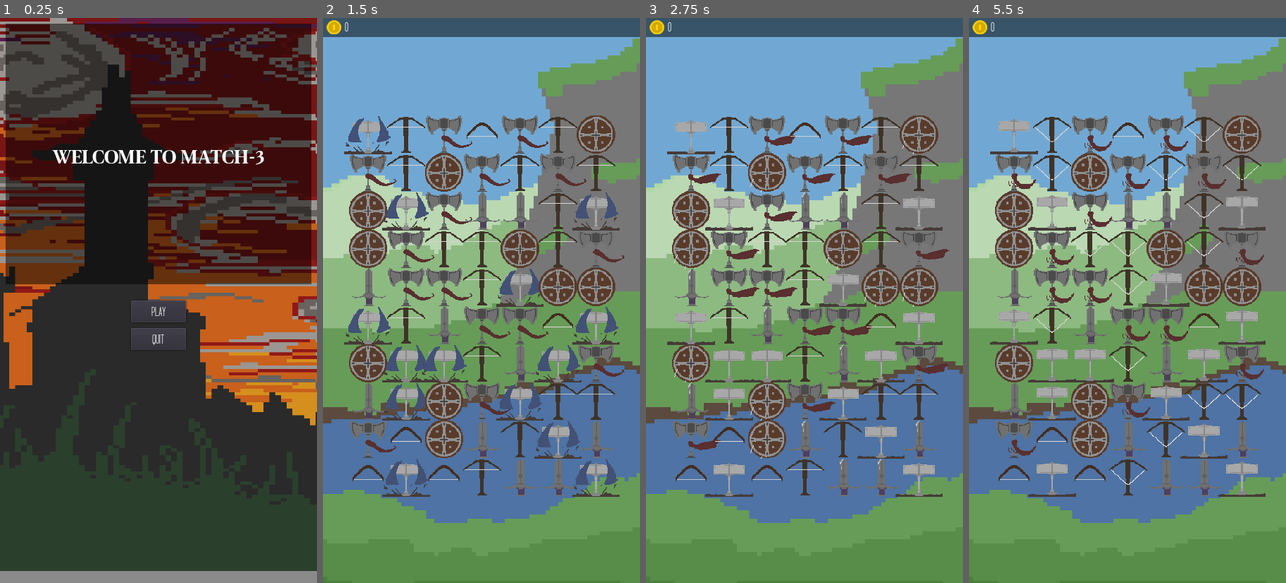
Above: before the commit, frames 1-4 (left to right).
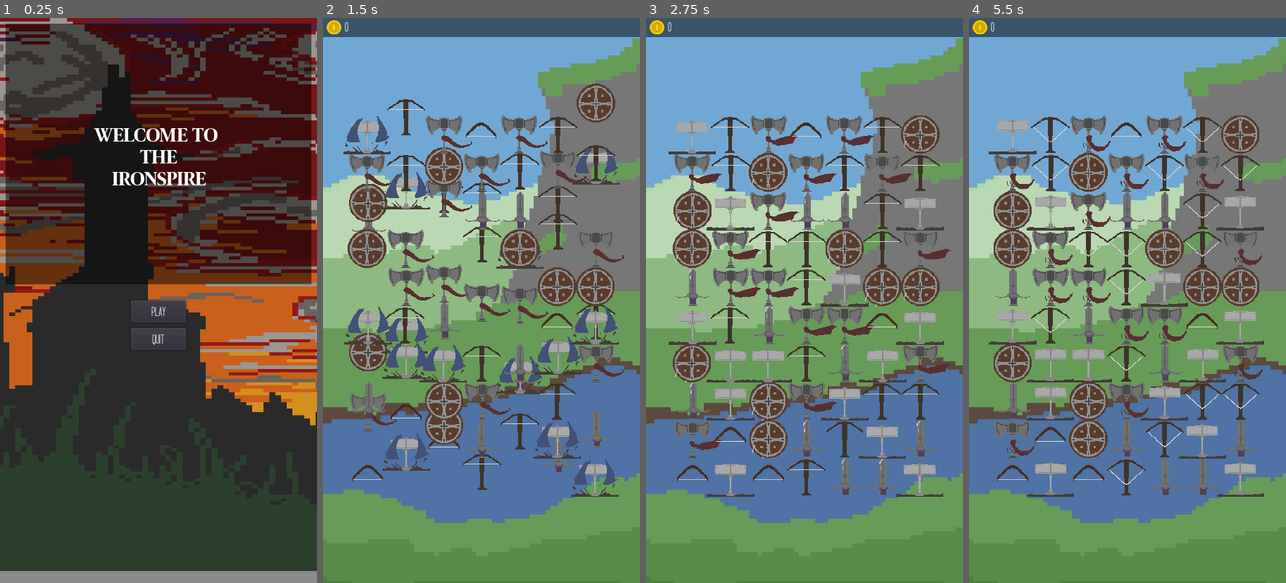
Above: after the commit, the same moments.

Repository: Deakon-Booher/Match-3
Game: Godot game, scene res://UI/Menu.tscn
Two runs of this game, one before a commit and one after it. Both use one fixed random seed, a clock stepped at 60 frames per second and the inputs below. Sound files missing from this copy of the repository are replaced by a short silence.
Inputs (mouse positions are in pixels of both pictures, inside the frame that each line leads up to):
- Up to frame 1 (0.25 s): no input
- Up to frame 2 (1.5 s): click "Play" at 0.5 s; move the mouse to (551, 272) at 1.27 s
- Up to frame 3 (2.75 s): move the mouse to (741, 328) at 2.02 s
- Up to frame 4 (5.5 s): move the mouse to (1159, 176) at 2.77 s; move the mouse to (1111, 413) at 3.52 s; move the mouse to (1222, 385) at 4.27 s; move the mouse to (1032, 215) at 5.02 s

The runs differ from the first frame. In frame 1, 1.6% of the frame differs, in the area x 16-84%, y 19-30%; in frame 2, 15%, in the area x 6-95%, y 11-85%; in frame 3, 7.8%; in frame 4, 9.5%.

Commit message:
almost done
All juice is in except for the background transitions working.

Diff:
--- a/Game.tscn
+++ b/Game.tscn
@@ -6,10 +6,10 @@
 [ext_resource path="res://Assets/coin_small.png" type="Texture" id=4]
 [ext_resource path="res://Assets/background2.png" type="Texture" id=5]
 [ext_resource path="res://Assets/Ignotum.otf" type="DynamicFontData" id=6]
-[ext_resource path="res://Assets/Music.ogg" type="AudioStream" id=7]
-[ext_resource path="res://Assets/1.wav" type="AudioStream" id=8]
-[ext_resource path="res://Assets/3.wav" type="AudioStream" id=9]
-[ext_resource path="res://Assets/2.wav" type="AudioStream" id=10]
+[ext_resource path="res://Assets/351422__diramus__wood-crack.wav" type="AudioStream" id=7]
+[ext_resource path="res://Assets/180828__32cheeseman32__swordclash09.wav" type="AudioStream" id=8]
+[ext_resource path="res://Assets/399034__user391915396__medieval-guitar-loop.wav" type="AudioStream" id=9]
+[ext_resource path="res://Assets/542517__matthewholdensound__owi-bow-srting-2.wav" type="AudioStream" id=10]
 [ext_resource path="res://UI/Music.gd" type="Script" id=11]
 [ext_resource path="res://Assets/nature background.png" type="Texture" id=12]
 [ext_resource path="res://Baground Container.gd" type="Script" id=13]
@@ -76,17 +76,17 @@
 }
 
 [node name="Music" type="AudioStreamPlayer" parent="."]
-stream = ExtResource( 7 )
+stream = ExtResource( 9 )
 autoplay = true
 script = ExtResource( 11 )
 
 [node name="1" type="AudioStreamPlayer" parent="."]
+stream = ExtResource( 10 )
+
+[node name="2" type="AudioStreamPlayer" parent="."]
 stream = ExtResource( 8 )
 
-[node name="2" type="AudioStreamPlayer" parent="."]
-stream = ExtResource( 10 )
-
 [node name="3" type="AudioStreamPlayer" parent="."]
-stream = ExtResource( 9 )
+stream = ExtResource( 7 )
 
 [connection signal="finished" from="Music" to="Music" method="_on_Music_finished"]
--- a/Pieces/Piece.gd
+++ b/Pieces/Piece.gd
@@ -21,9 +21,8 @@
 
 var Coin = preload("res://Coin/Coin.tscn")
 
-#func _ready():
-	#$Select.texture = $AnimatedSprite.texture
-	#$Select.scale = $AnimatedSprite.scale
+func _ready():
+	wiggle = randf()
 
 func _physics_process(_delta):
 	if dying:
@@ -36,6 +35,9 @@
 	else:
 		$Select.hide()
 		$Selected.emitting = false
+	wiggle += 0.1
+	position.x = target_position.x + (sin(wiggle)*wiggle_amount)
+
 
 func generate(pos):
 	position = Vector2(pos.x,-100)
@@ -44,6 +46,8 @@
 		sound_1 = get_node_or_null("/root/Game/1")
 	if sound_1 != null:
 		sound_1.play()
+	$Tween.interpolate_property(self, "position", position, target_position, randf()+0.5, Tween.TRANS_BOUNCE, Tween.EASE_OUT)
+	$Tween.start()
 
 func move_piece(change):
 	target_position = target_position + change
@@ -51,6 +55,8 @@
 		sound_2 = get_node_or_null("/root/Game/2")
 	if sound_2 != null:
 		sound_2.play()
+	$Tween.interpolate_property(self, "position", position, target_position, 0.5, Tween.TRANS_LINEAR, Tween.EASE_IN)
+	$Tween.start()
 
 func die():
 	dying = true;
@@ -64,3 +70,7 @@
 		var coin = Coin.instance()
 		coin.position = target_position
 		Effects.add_child(coin)
+
+
+func _on_Timer_timeout():
+	pass # Replace with function body.
--- a/Pieces/Piece.tscn
+++ b/Pieces/Piece.tscn
@@ -1,8 +1,9 @@
-[gd_scene load_steps=41 format=2]
+[gd_scene load_steps=47 format=2]
 
 [ext_resource path="res://Pieces/Piece.gd" type="Script" id=1]
 [ext_resource path="res://Assets/crossbow-animated sprite.png" type="Texture" id=2]
 [ext_resource path="res://Assets/star.png" type="Texture" id=3]
+[ext_resource path="res://Assets/star_small.png" type="Texture" id=4]
 
 [sub_resource type="AtlasTexture" id=1]
 flags = 4
@@ -193,6 +194,35 @@
 [sub_resource type="CanvasItemMaterial" id=43]
 blend_mode = 1
 
+[sub_resource type="Gradient" id=44]
+offsets = PoolRealArray( 0.00483092, 0.478261, 1 )
+colors = PoolColorArray( 0, 0, 0, 0, 1, 1, 1, 1, 1, 1, 1, 0 )
+
+[sub_resource type="GradientTexture" id=45]
+gradient = SubResource( 44 )
+
+[sub_resource type="Curve" id=46]
+_data = [ Vector2( 0, 0 ), 0.0, 0.0, 0, 0, Vector2( 0.508929, 1 ), 0.0, 0.0, 0, 0, Vector2( 1, 0 ), 0.0, 0.0, 0, 0 ]
+
+[sub_resource type="CurveTexture" id=47]
+curve = SubResource( 46 )
+
+[sub_resource type="ParticlesMaterial" id=48]
+emission_shape = 2
+emission_box_extents = Vector3( 50, 50, 1 )
+flag_disable_z = true
+direction = Vector3( 0, 0, 0 )
+spread = 180.0
+gravity = Vector3( 0, 0, 0 )
+orbit_velocity = 0.0
+orbit_velocity_random = 0.0
+radial_accel = -500.0
+radial_accel_random = 1.0
+scale_curve = SubResource( 47 )
+color_ramp = SubResource( 45 )
+hue_variation = 0.35
+hue_variation_random = 0.35
+
 [node name="Piece" type="Node2D"]
 scale = Vector2( 0.5, 0.3 )
 script = ExtResource( 1 )
@@ -212,3 +242,19 @@
 modulate = Color( 1, 1, 0, 1 )
 material = SubResource( 43 )
 scale = Vector2( 0.5, 0.5 )
+
+[node name="Falling" type="Particles2D" parent="."]
+emitting = false
+amount = 20
+lifetime = 1.5
+one_shot = true
+explosiveness = 1.0
+process_material = SubResource( 48 )
+texture = ExtResource( 4 )
+
+[node name="Tween" type="Tween" parent="."]
+
+[node name="Timer" type="Timer" parent="."]
+one_shot = true
+
+[connection signal="timeout" from="Timer" to="." method="_on_Timer_timeout"]
--- a/UI/Menu.tscn
+++ b/UI/Menu.tscn
@@ -45,7 +45,9 @@
 margin_right = 576.0
 margin_bottom = 512.0
 custom_fonts/font = SubResource( 1 )
-text = "Welcome to Match-3"
+text = "Welcome to
+the
+IronSpire"
 align = 1
 valign = 1
 __meta__ = {
Binary file added: Assets/magic-particles-picture-red-magic-sphere-animal-invertebrate-sea-life-transparent-png-2507672.png
Not shown, added: Assets/180828__32cheeseman32__swordclash09.wav
Not shown, added: Assets/351422__diramus__wood-crack.wav
Not shown, added: Assets/399034__user391915396__medieval-guitar-loop.wav
Not shown, added: Assets/542517__matthewholdensound__owi-bow-srting-2.wav
